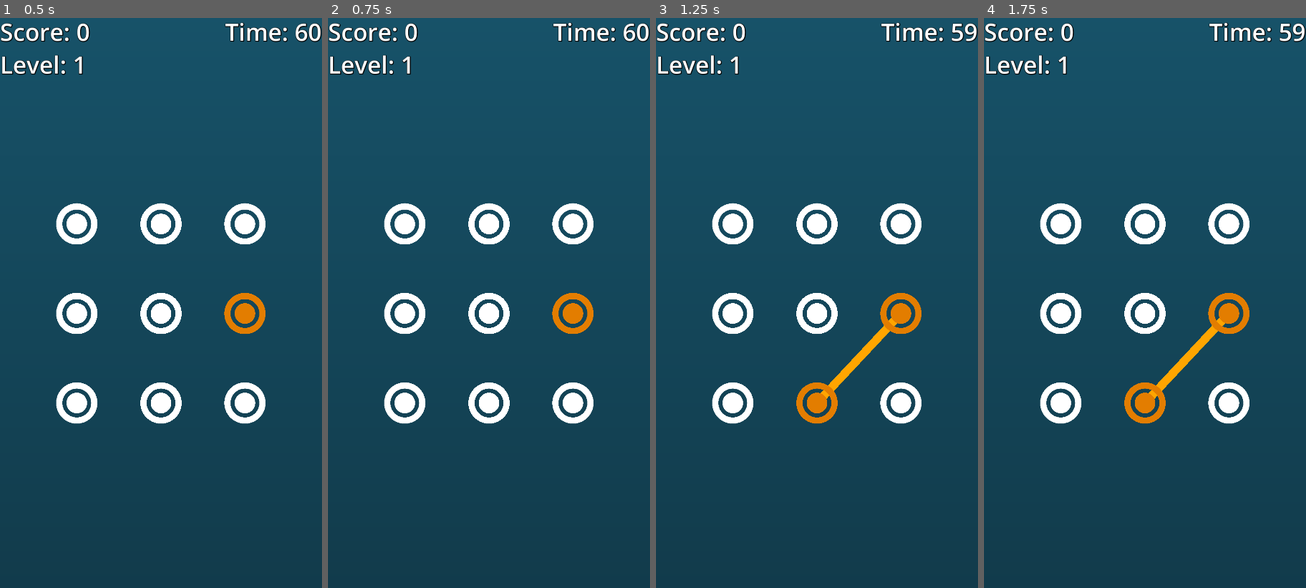
Above: before the commit, frames 1-4 (left to right).
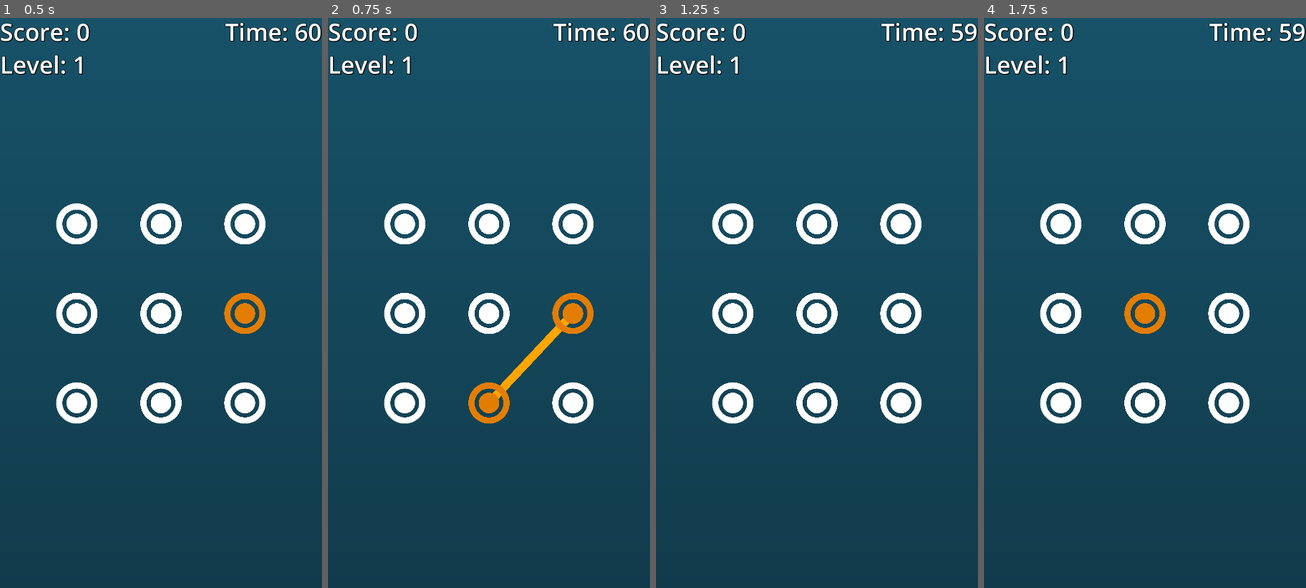
Above: after the commit, the same moments.

Repository: tJamesD/dot-line-matcher
Game: Godot game, scene res://Scenes/main.tscn
The game is run twice, just before and just after one commit, with the same random seed, the same clock (stepped at 60 frames per second) and the same inputs.
Inputs (mouse positions are in pixels of both pictures, inside the frame that each line leads up to):
- Up to frame 1 (0.5 s): no input
- Up to frame 2 (0.75 s): tap Enter at 0.5 s; move the mouse to (405, 223) at 0.52 s
- Up to frame 3 (1.25 s): no input
- Up to frame 4 (1.75 s): move the mouse to (1145, 223) at 1.27 s

Frame 1 is identical in both runs. In frame 2, 1.0% of the frame differs, in the area x 43-76%, y 52-72%; in frame 3, 1.6%; in frame 4, 2.1%, in the area x 43-83%, y 48-72%.

Commit message:
added game_over and fixed mouse bug

Diff:
--- /dev/null
+++ b/Scenes/game_over.tscn
@@ -0,0 +1,56 @@
+[gd_scene load_steps=4 format=3 uid="uid://c7whuc1ktrb00"]
+
+[sub_resource type="Gradient" id="Gradient_7u77a"]
+colors = PackedColorArray(0.0915493, 0.324222, 0.413157, 1, 0.0486, 0.14277, 0.18, 1)
+
+[sub_resource type="GradientTexture2D" id="GradientTexture2D_i2yjh"]
+gradient = SubResource("Gradient_7u77a")
+width = 1020
+height = 1080
+fill_to = Vector2(0, 2)
+
+[sub_resource type="LabelSettings" id="LabelSettings_ojehl"]
+font_size = 125
+shadow_size = 8
+shadow_color = Color(0, 0, 0, 1)
+
+[node name="Main" type="Control"]
+layout_mode = 3
+anchors_preset = 15
+anchor_right = 1.0
+anchor_bottom = 1.0
+grow_horizontal = 2
+grow_vertical = 2
+
+[node name="CanvasLayer" type="CanvasLayer" parent="."]
+
+[node name="BackgroundGradient" type="TextureRect" parent="CanvasLayer"]
+anchors_preset = 15
+anchor_right = 1.0
+anchor_bottom = 1.0
+offset_right = 1040.0
+offset_bottom = 1880.0
+grow_horizontal = 2
+grow_vertical = 2
+mouse_filter = 2
+texture = SubResource("GradientTexture2D_i2yjh")
+expand_mode = 2
+stretch_mode = 4
+
+[node name="GameOver" type="Label" parent="CanvasLayer"]
+anchors_preset = 8
+anchor_left = 0.5
+anchor_top = 0.5
+anchor_right = 0.5
+anchor_bottom = 0.5
+offset_left = -206.5
+offset_top = -111.5
+offset_right = 206.5
+offset_bottom = 111.5
+grow_horizontal = 2
+grow_vertical = 2
+text = "GameOver
+"
+label_settings = SubResource("LabelSettings_ojehl")
+horizontal_alignment = 1
+vertical_alignment = 1
--- a/Scripts/dots_manager.gd
+++ b/Scripts/dots_manager.gd
@@ -23,15 +23,18 @@
 signal score_increased(amt :int)
 signal level_increased(level :int)
 signal timer_update(amt :int)
+signal game_over()
 
 @onready var timer = 60
 @export var time_increase_amount = 2
 @onready var second_tracker = 0.0
 
 var animate = true
+@export var animation_timer = 0.5
 var draw_allowed = false
 @export var gen_length : int = 2
 var curr_length : int = 0
+
 
 func _ready():
 	dot_array = [dot0, dot1, dot2, dot3, dot4, dot5, dot6, dot7, dot8]
@@ -66,6 +69,9 @@
 		print(timer)
 		second_tracker = 0
 		timer -= 1
+		if timer <= 0:
+			get_tree().change_scene_to_file("res://Scenes/game_over.tscn")
+
 		timer_update.emit(timer)
 
 	if animate:
@@ -80,7 +86,7 @@
 					dot._enable_line()
 				prev_dot = dot
 				dot._activate();
-				await get_tree().create_timer(1.0).timeout
+				await get_tree().create_timer(animation_timer).timeout
 			_deactivate_all_dots()
 			draw_allowed = true
 			curr_length = 0
@@ -174,7 +180,7 @@
 		#var local_mouse = dot.get_parent().to_local(get_viewport().get_mouse_position())
 		#dot.line_to_mouse.points = [dot.global_position, get_global_mouse_position()]
 		var start_local = active_dot.to_local(active_dot.global_position)
-		var end_local   = active_dot.to_local(get_global_mouse_position())
+		var end_local   = active_dot.to_local(get_viewport().get_mouse_position())
 		active_dot.line_to_mouse.points = [start_local, end_local]
 
 
Not shown: 1 places in Scenes/main.tscn that only renumber resources
Not shown, changed: APK/DotLineMatcher.apk
Not shown, changed: APK/DotLineMatcher.apk.idsig
